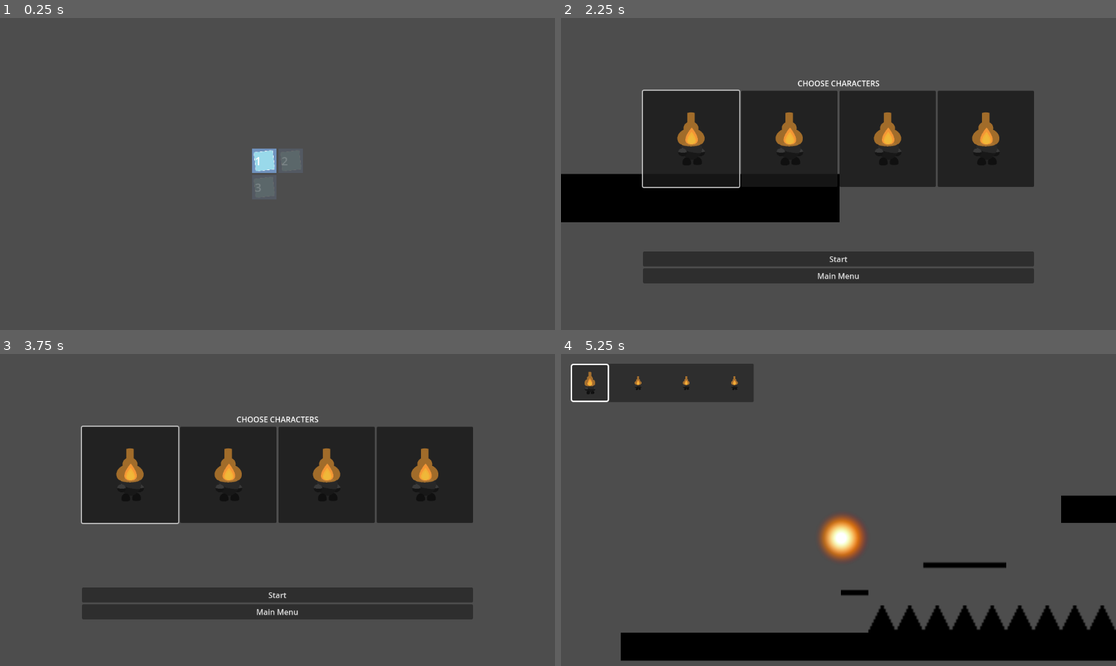
Above: before the commit, frames 1-4 (two rows, left to right).
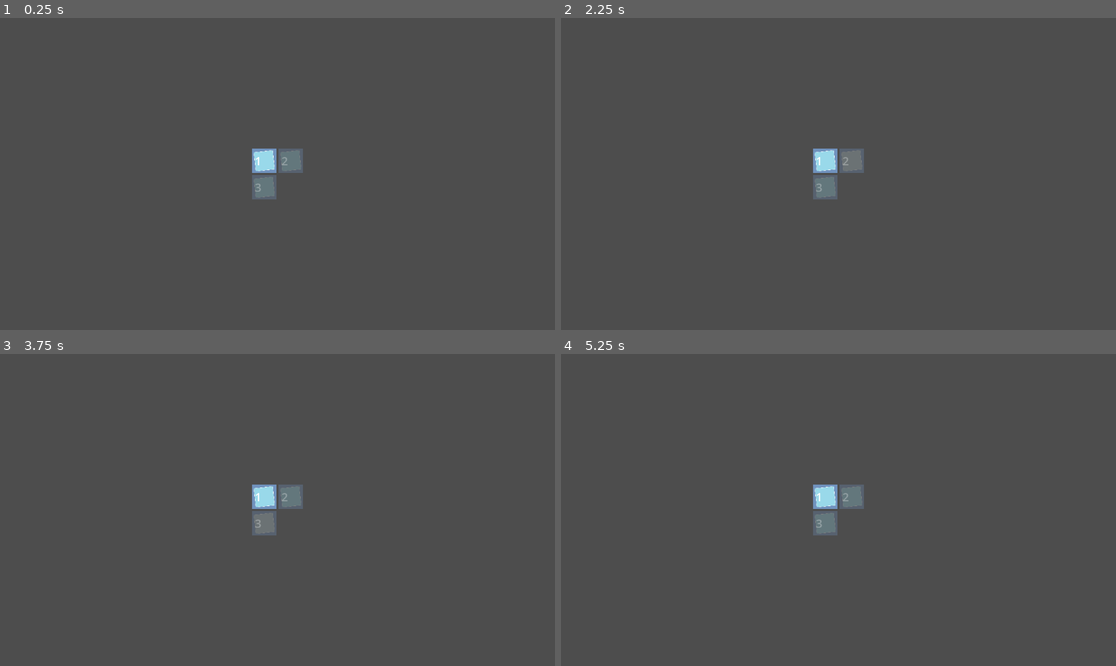
Above: after the commit, the same moments.

Repository: StarikTenger/PlatformerGame2025
Game: Godot game, scene res://scenes/UI/LevelManager.tscn
Same seed, same stepped clock (60 frames per second), same inputs: the game is played once before the commit and once after it.
Inputs (mouse positions are in pixels of both pictures, inside the frame that each line leads up to):
- Up to frame 1 (0.25 s): no input
- Up to frame 2 (2.25 s): click "1" at 0.5 s; click "Main Menu" at 1.25 s; click "2" at 2 s
- Up to frame 3 (3.75 s): click (277, 612) at 2.75 s, where only the run before the commit has a clickable "Main Menu"; click "3" at 3.5 s
- Up to frame 4 (5.25 s): click (838, 594) at 4.25 s, where only the run before the commit has a clickable "Start"; hold D (move_right) from 5.03 s (still down); tap Ctrl (ctrl) at 5.1 s

The runs differ from the first frame. In frame 1, less than 0.1% of the frame differs, in the area x 46-52%, y 44-56%; in frame 2, 35%, in the area x 0-86%, y 20-86%; in frame 3, 28%; in frame 4, 18%.

Commit message:
block levels

Diff:
--- a/scripts/UI/LevelButton.gd
+++ b/scripts/UI/LevelButton.gd
@@ -3,6 +3,7 @@
 signal level_selected(level_id: int)
 
 var level_id: int
+var is_opened: bool = false
 
 func setup(id: int):
 	level_id = id
@@ -12,16 +13,28 @@
 		lbl.text = str(level_id + 1)
 
 func _pressed():
-	emit_signal("level_selected", level_id)
+	if is_opened:
+		emit_signal("level_selected", level_id)
 
 
 func _on_focus_entered() -> void:
-	modulate = "#ffffffff"
+	if is_opened:
+		modulate = "#ffffffff"
 
 
 func _on_ready() -> void:
-	modulate = "#ffffff30"
+	if is_opened:
+		modulate = "#ffffff"
 
 
 func _on_focus_exited() -> void:
-	modulate = "#ffffff30"
+	if is_opened:
+		modulate = "#ffffff30"
+
+func _process(delta: float) -> void:
+	is_opened = LevelManager.max_opened_level >= level_id
+
+	if not is_opened:
+		modulate.a = 0.3
+	else:
+		modulate.a = 1.0
--- a/scripts/UI/LevelManager.gd
+++ b/scripts/UI/LevelManager.gd
@@ -3,6 +3,7 @@
 @export var level_button_scene: PackedScene
 @onready var grid: GridContainer = $GridContainer
 var current_level: int = 0
+var max_opened_level: int = 0
 
 var level_scenes: Array[String] = [
 	"res://levels/level_template.tscn",
@@ -11,6 +12,13 @@
 ]
 
 var levels_by_id: Dictionary = {}
+
+# Update the state of level buttons based on the current progress
+func _update_level_buttons():
+	for i in range(level_scenes.size()):
+		var btn = grid.get_child(i)
+		if btn:
+			btn.is_opened = i <= max_opened_level
 
 func _ready():
 	print("Start")
@@ -36,6 +44,9 @@
 		btn.level_selected.connect(_on_level_selected)
 		grid.add_child(btn)
 	grid.get_child(0).grab_focus()
+
+	_update_level_buttons()
+
 	print("Populated ", level_scenes.size(), " level buttons")
 
 func _launch_level(level_id: int):
@@ -53,6 +64,7 @@
 func next_level():
 	if current_level + 1 < level_scenes.size():
 		current_level += 1
+		max_opened_level = max(max_opened_level, current_level)
 		print("Loading next level ", current_level)
 		_launch_level(current_level)
 	else:
